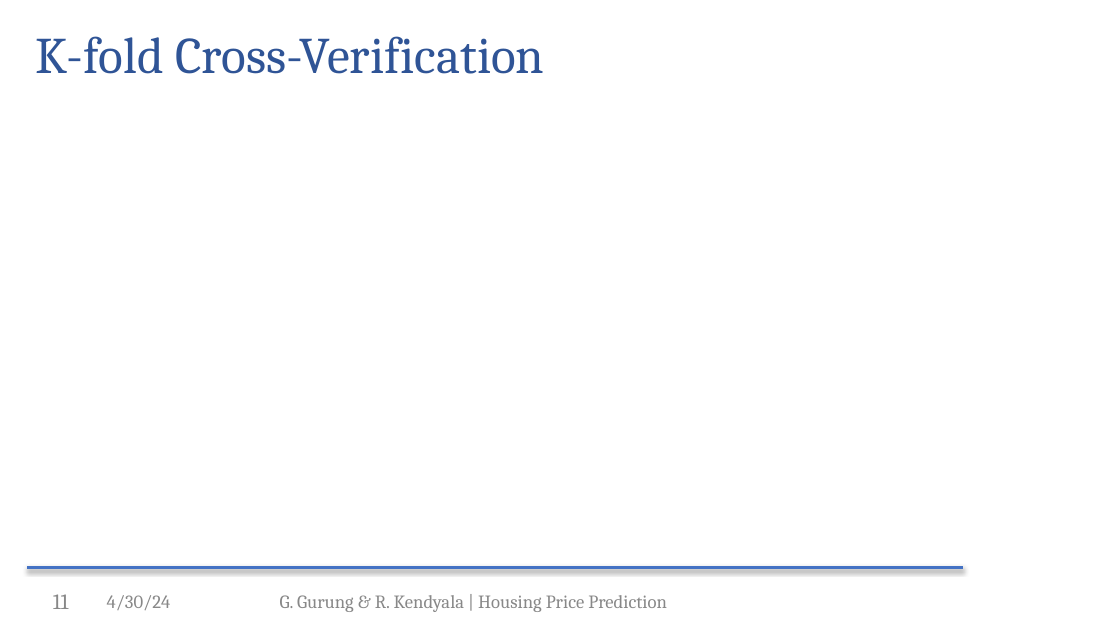
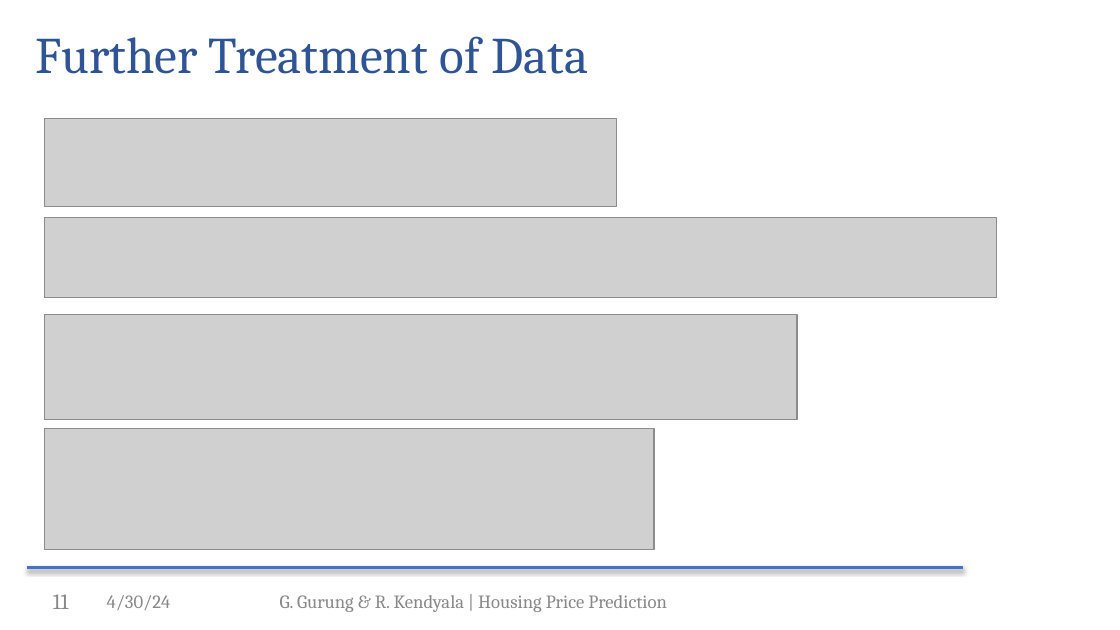
Before and after one commit to gajjugrg/asds_final, a slide deck: slide 11 of Group4_5303.pptx. Drawn at 1120x630 pixels with LibreOffice and Linux fonts; fonts in the diff are those of the drawing; grey boxes stand for pictures; background and template pictures are left out. Boxes give left, top, right and bottom in pixels: in the first picture for what was removed or moved away, otherwise in the second. Text is boxed around its words. In the diff, an @@ line names an element or a change of style, - is before the commit and + after.

Commit message:
final slides update

```diff
--- a/Group4_5303.pptx
+++ b/Group4_5303.pptx
@@ title at (36, 36, 589, 74): text changed @@
-K-fold Cross-Verification
+Further Treatment of Data
@@ picture added at (45, 119, 617, 206) @@
@@ picture added at (45, 218, 997, 298) @@
@@ picture added at (45, 315, 797, 419) @@
@@ picture added at (45, 429, 654, 550) @@
```
Also in this commit, not shown: 2 other slides changed, 1 slide added.
